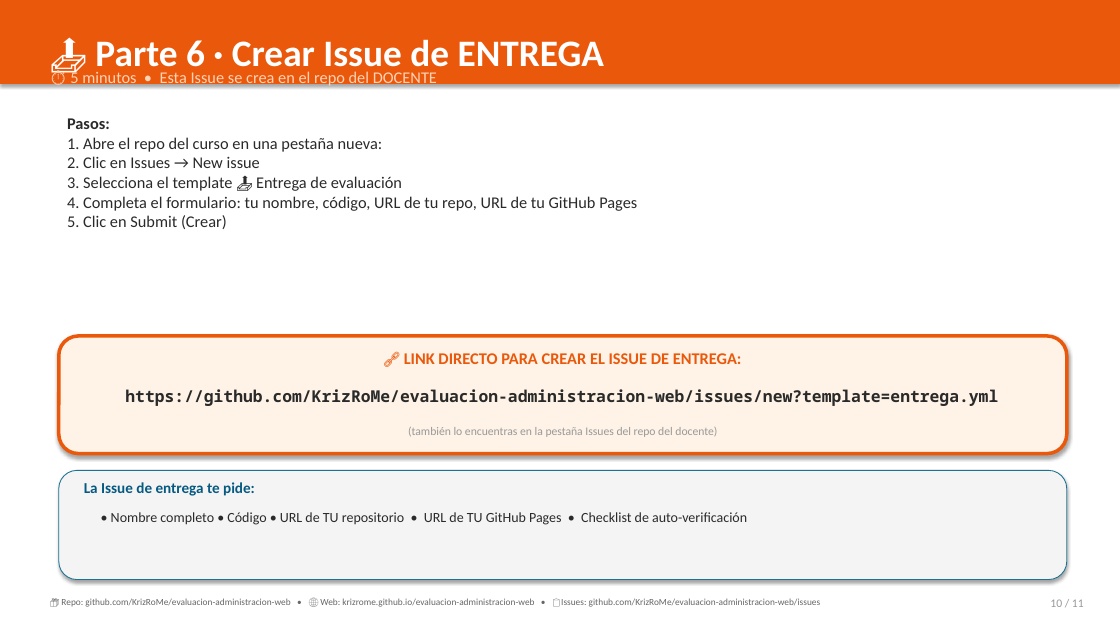
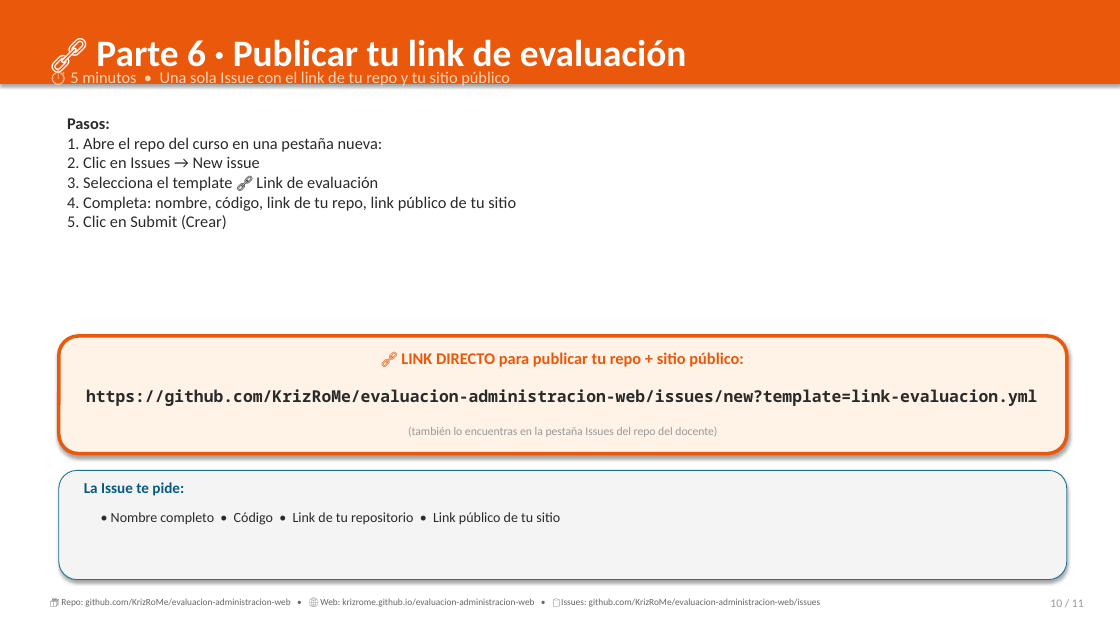
Before and after one commit to KrizRoMe/evaluacion-administracion-web, a slide deck: slide 10 of EVALUACION_PRACTICA_01.pptx. Drawn at 1120x630 pixels with LibreOffice and Linux fonts; fonts in the diff are those of the drawing. Boxes give left, top, right and bottom in pixels: in the first picture for what was removed or moved away, otherwise in the second. Text is boxed around its words. In the diff, an @@ line names an element or a change of style, - is before the commit and + after.

```diff
--- a/EVALUACION_PRACTICA_01.pptx
+++ b/EVALUACION_PRACTICA_01.pptx
@@ text at [96, 39, 687, 76]: text changed @@
-📤 Parte 6 · Crear Issue de ENTREGA
+🔗 Parte 6 · Publicar tu link de evaluación
@@ text at [70, 70, 510, 88]: text changed @@
-⏱ 5 minutos • Esta Issue se crea en el repo del DOCENTE
+⏱ 5 minutos • Una sola Issue con el link de tu repo y tu sitio público
@@ text at [67, 176, 516, 211]: text changed @@
-3. Selecciona el template 📤 Entrega de evaluación
-4. Completa el formulario: tu nombre, código, URL de tu repo, URL de tu GitHub Pages
+3. Selecciona el template 🔗 Link de evaluación
+4. Completa: nombre, código, link de tu repo, link público de tu sitio
@@ text at [401, 352, 743, 367]: text changed @@
-🔗 LINK DIRECTO PARA CREAR EL ISSUE DE ENTREGA:
+🔗 LINK DIRECTO para publicar tu repo + sitio público:
@@ text at [86, 389, 1037, 522]: text changed @@
-https://github.com/KrizRoMe/evaluacion-administracion-web/issues/new?template=entrega.yml
+https://github.com/KrizRoMe/evaluacion-administracion-web/issues/new?template=link-evaluacion.yml
@@ text at [84, 482, 184, 496]: text changed @@
-La Issue de entrega te pide:
+La Issue te pide:
@@ text at [111, 512, 560, 525]: text changed @@
-• Nombre completo • Código • URL de TU repositorio • URL de TU GitHub Pages • Checklist de auto-verificación
+• Nombre completo • Código • Link de tu repositorio • Link público de tu sitio
```
Also in this commit, not shown: 3 other slides changed, 4 other files.
